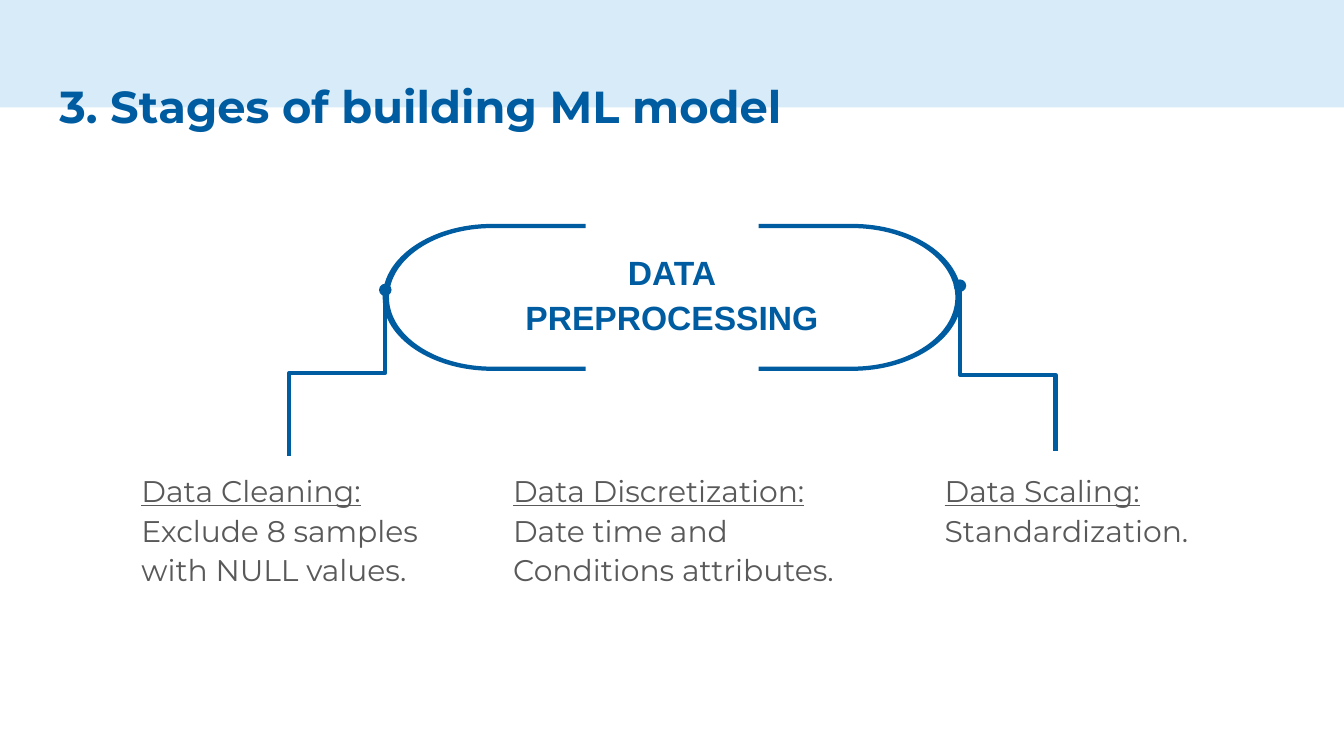
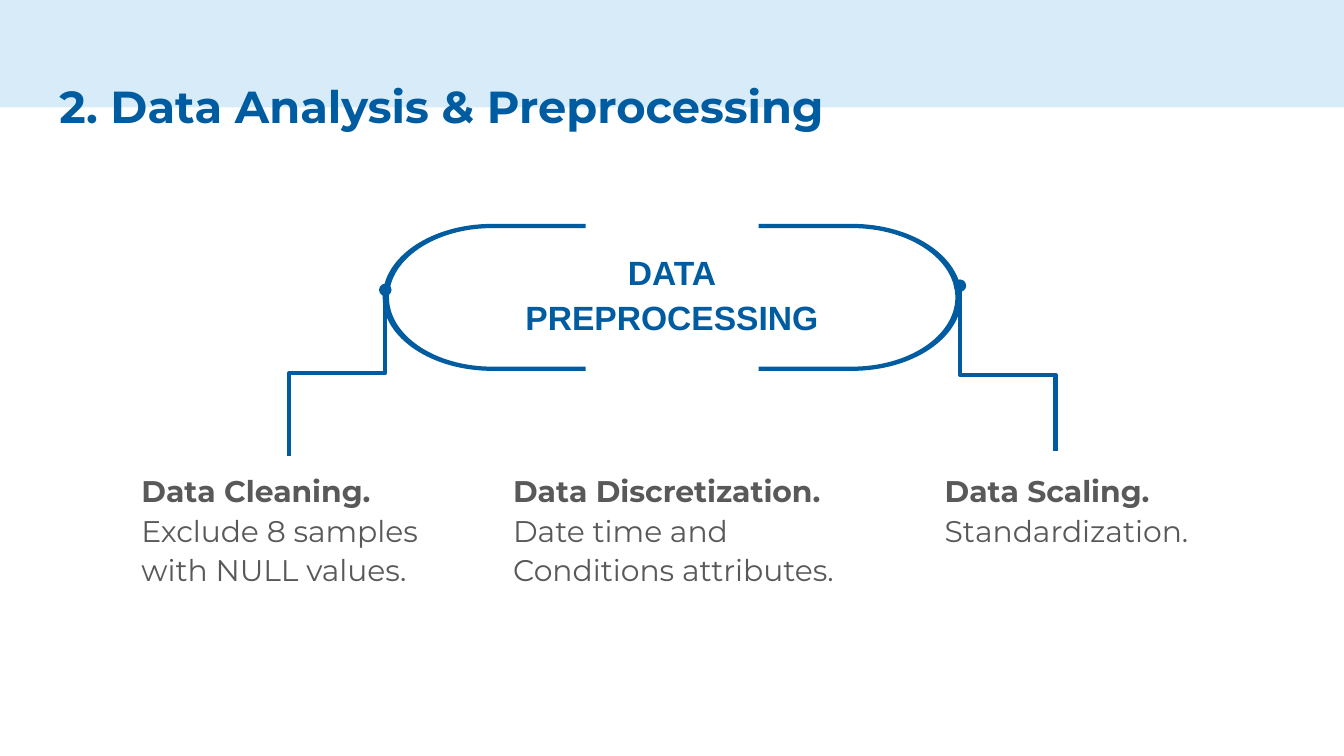
Before and after one commit to haiphan2000/CS114-Machine-Learning, a slide deck: slide 7 of ML slides.pptx (slide 9 before the commit). Drawn at 1344x756 pixels with LibreOffice and Linux fonts; fonts in the diff are those of the drawing. Boxes give left, top, right and bottom in pixels: in the first picture for what was removed or moved away, otherwise in the second. Text is boxed around its words. In the diff, an @@ line names an element or a change of style, - is before the commit and + after.

```diff
--- a/ML slides.pptx
+++ b/ML slides.pptx
@@ title at <box>59,87,824,132</box>: text changed @@
-3. Stages of building ML model
+2. Data Analysis & Preprocessing
@@ text at <box>141,478,370,508</box>: text changed; bold on @@
-Data Cleaning:
+Data Cleaning.
@@ text at <box>513,478,820,502</box>: text changed; bold on @@
-Data Discretization:
+Data Discretization.
@@ text at <box>945,478,1149,508</box>: text changed; bold on @@
-Data Scaling:
+Data Scaling.
```
Also in this commit, not shown: 7 other slides changed, 4 slides added, 1 slide removed, 2 other files.
